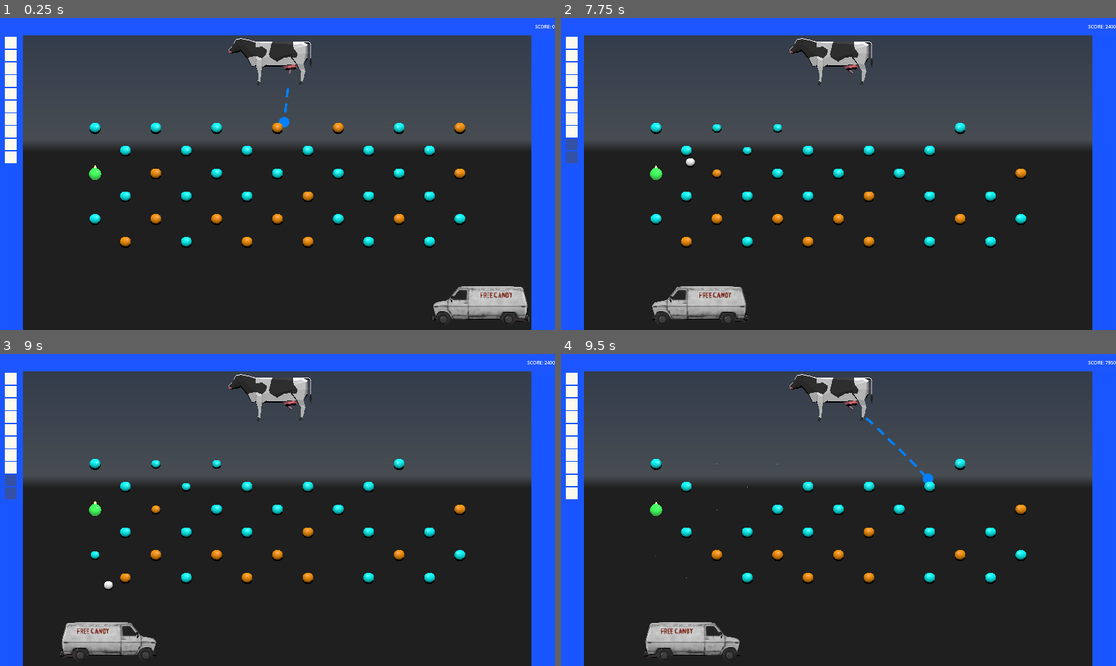
Above: before the commit, frames 1-4 (two rows, left to right).
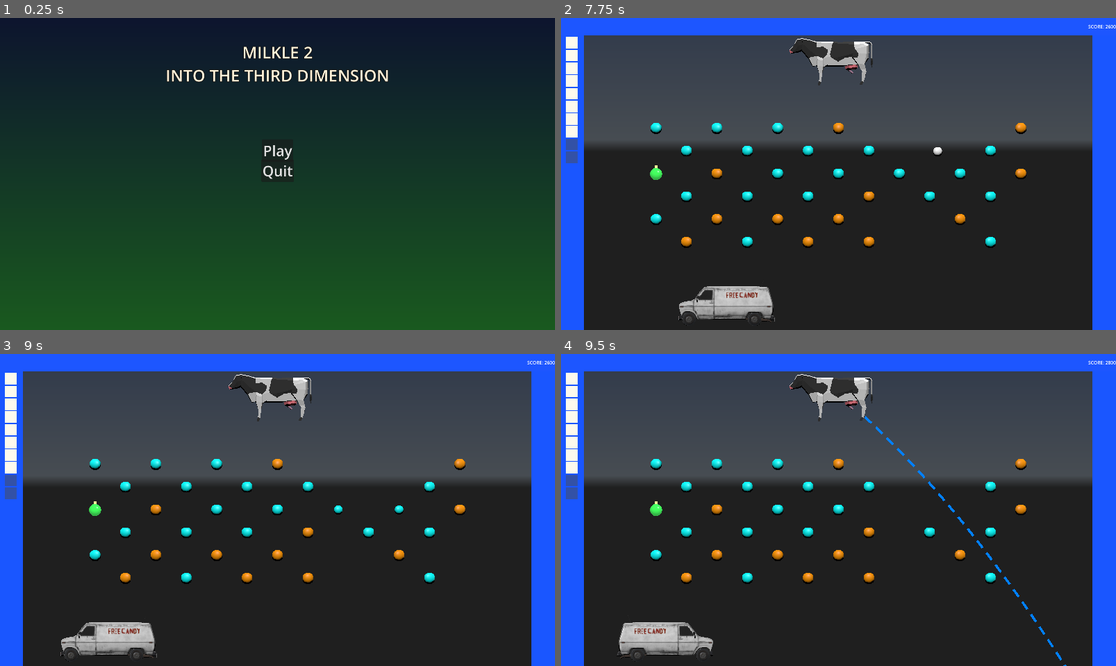
Above: after the commit, the same moments.

Repository: Temia116/Milke-2--Into-the-third-dimension
Game: Godot game, scene res://MainMenu.tscn
Same seed, same stepped clock (60 frames per second), same inputs: the game is played once before the commit and once after it. Before the commit the project starts from res://scenes/node_3d.tscn. A sky picture missing from this copy of the repository is replaced by a grey-blue gradient. Video files are missing from this copy of the repository; at most half a second of black plays in their place.
Inputs (mouse positions are in pixels of both pictures, inside the frame that each line leads up to):
- Up to frame 1 (0.25 s): no input
- Up to frame 2 (7.75 s): click (838, 149) at 0.5 s, where only the run after the commit has a clickable "Play"; tap Enter at 1.25 s; move the mouse to (960, 158) at 1.27 s; click (960, 158) at 1.42 s; move the mouse to (727, 189) at 2.02 s; click (727, 189) at 2.17 s; move the mouse to (894, 105) at 2.77 s; click (894, 105) at 2.92 s; move the mouse to (810, 236) at 3.52 s; click (810, 236) at 3.67 s; move the mouse to (1005, 220) at 4.27 s; click (1005, 220) at 4.42 s; tap Escape at 4.9 s; move the mouse to (672, 127) at 5.02 s; click (672, 127) at 5.17 s; move the mouse to (866, 174) at 5.77 s; click (866, 174) at 5.92 s; move the mouse to (755, 96) at 6.52 s; click (755, 96) at 6.67 s; move the mouse to (960, 158) at 7.27 s; click (960, 158) at 7.42 s
- Up to frame 3 (9 s): move the mouse to (166, 525) at 8.02 s; click (166, 525) at 8.17 s; move the mouse to (333, 441) at 8.77 s; click (333, 441) at 8.92 s
- Up to frame 4 (9.5 s): no input

The runs differ from the first frame. In frame 1, 92% of the frame differs, in the area x 0-100%, y 0-100%; in frame 2, 2.0%; in frame 3, 1.6%; in frame 4, 2.6%.
Error after the commit: Trying to assign value of type 'Control' to a variable of type 'CanvasLayer'. (res://scenes/node_3d.gd:174)

Commit message:
fart balls sac?
fart

Diff:
--- a/Assets/MusicManager.gd
+++ b/Assets/MusicManager.gd
@@ -6,6 +6,7 @@
 @export var level_1_track: AudioStream
 @export var level_2_track: AudioStream
 @export var level_3_track: AudioStream
+@export var menu_track: AudioStream
 
 @onready var player: AudioStreamPlayer = AudioStreamPlayer.new()
 
@@ -29,6 +30,17 @@
 	player.play()
 	current_level_playing = level_num
 
+func play_menu():
+	if current_level_playing == 0 and player.playing:
+		return  # already playing menu music
+	if menu_track == null:
+		player.stop()
+		current_level_playing = -1
+		return
+	player.stream = menu_track
+	player.play()
+	current_level_playing = 0  # 0 = menu, distinct from any real level number
+
 func stop_music():
 	player.stop()
 	current_level_playing = -1
--- /dev/null
+++ b/MainMenu.tscn
@@ -0,0 +1,29 @@
+[gd_scene format=3 uid="uid://dpyliv00jix81"]
+
+[ext_resource type="Script" uid="uid://dd55h24rfdrpt" path="res://main_menu.gd" id="1_i26rj"]
+
+[node name="MainMenu" type="Control" unique_id=921867107]
+layout_mode = 3
+anchors_preset = 0
+offset_right = 40.0
+offset_bottom = 40.0
+script = ExtResource("1_i26rj")
+
+[node name="PlayButton" type="Button" parent="." unique_id=70314241]
+layout_mode = 0
+offset_left = 848.0
+offset_top = 426.0
+offset_right = 956.0
+offset_bottom = 503.0
+theme_override_font_sizes/font_size = 50
+text = "Play
+"
+
+[node name="QuitButton" type="Button" parent="." unique_id=1141919241]
+layout_mode = 0
+offset_left = 851.0
+offset_top = 532.0
+offset_right = 964.0
+offset_bottom = 609.0
+theme_override_font_sizes/font_size = 50
+text = "Quit"
--- /dev/null
+++ b/PauseMenu.gd
@@ -0,0 +1,58 @@
+# PauseMenu.gd
+# Simple pause overlay with Resume and Main Menu buttons.
+extends CanvasLayer
+
+@onready var resume_button = $ResumeButton
+@onready var main_menu_button = $MainMenuButton
+
+func _ready():
+	process_mode = Node.PROCESS_MODE_ALWAYS  # keep working while the game is paused
+	resume_button.pressed.connect(_on_resume_pressed)
+	main_menu_button.pressed.connect(_on_main_menu_pressed)
+
+	await get_tree().process_frame
+	_setup_background()
+	_setup_title()
+	_position_buttons()
+
+func _setup_background():
+	var viewport_size = get_viewport().get_visible_rect().size
+
+	var dim = ColorRect.new()
+	dim.color = Color(0.0, 0.0, 0.0, 0.6)
+	dim.position = Vector2.ZERO
+	dim.size = viewport_size
+	dim.mouse_filter = Control.MOUSE_FILTER_IGNORE
+	add_child(dim)
+	move_child(dim, 0)  # keep it behind everything else
+
+func _setup_title():
+	var viewport_size = get_viewport().get_visible_rect().size
+
+	var title = Label.new()
+	title.text = "GAME PAUSED"
+	title.add_theme_font_size_override("font_size", 56)
+	title.add_theme_color_override("font_color", Color(1.0, 0.95, 0.85, 1.0))
+	title.add_theme_color_override("font_outline_color", Color(0.05, 0.05, 0.05, 1.0))
+	title.add_theme_constant_override("outline_size", 8)
+	title.horizontal_alignment = HORIZONTAL_ALIGNMENT_CENTER
+	title.position = Vector2(0, 200)
+	title.size = Vector2(viewport_size.x, 100)
+	add_child(title)
+
+func _position_buttons():
+	var viewport_size = get_viewport().get_visible_rect().size
+	var center_x = viewport_size.x / 2.0
+
+	resume_button.position = Vector2(center_x - resume_button.size.x / 2.0, 380)
+	main_menu_button.position = Vector2(center_x - main_menu_button.size.x / 2.0, 450)
+
+func _on_resume_pressed():
+	get_tree().paused = false
+	queue_free()
+
+func _on_main_menu_pressed():
+	get_tree().paused = false
+	MusicManager.play_menu()
+	queue_free()
+	get_tree().change_scene_to_file("res://scenes/main_menu.tscn")
--- /dev/null
+++ b/PauseMenu.tscn
@@ -0,0 +1,26 @@
+[gd_scene format=3 uid="uid://8arr028mr0ai"]
+
+[ext_resource type="Script" uid="uid://dge2ewp8lucbd" path="res://PauseMenu.gd" id="1_nov15"]
+
+[node name="PauseMenu" type="Control" unique_id=642749454]
+layout_mode = 3
+anchors_preset = 0
+script = ExtResource("1_nov15")
+
+[node name="ResumeButton" type="Button" parent="." unique_id=1312894282]
+layout_mode = 0
+offset_left = 771.0
+offset_top = 391.0
+offset_right = 972.0
+offset_bottom = 468.0
+theme_override_font_sizes/font_size = 50
+text = "Resume"
+
+[node name="MainMenuButton" type="Button" parent="." unique_id=124319982]
+layout_mode = 0
+offset_left = 736.0
+offset_top = 517.0
+offset_right = 1018.0
+offset_bottom = 594.0
+theme_override_font_sizes/font_size = 50
+text = "Main menu"
--- /dev/null
+++ b/main_menu.gd
@@ -0,0 +1,69 @@
+# main_menu.gd
+extends Control
+
+@onready var play_button = $PlayButton
+@onready var quit_button = $QuitButton
+
+func _ready():
+	play_button.pressed.connect(_on_play_pressed)
+	quit_button.pressed.connect(_on_quit_pressed)
+	MusicManager.play_menu()
+
+	# Wait a frame so the viewport reports its real size before we size things to it
+	await get_tree().process_frame
+	_setup_background()
+	_setup_title()
+	_position_buttons()
+
+func _setup_background():
+	var viewport_size = get_viewport().get_visible_rect().size
+
+	var gradient = Gradient.new()
+	gradient.set_color(0, Color(0.05, 0.08, 0.18, 1.0))
+	gradient.set_color(1, Color(0.1, 0.35, 0.12, 1.0))
+
+	var gradient_texture = GradientTexture2D.new()
+	gradient_texture.gradient = gradient
+	gradient_texture.width = 4
+	gradient_texture.height = int(viewport_size.y)
+	gradient_texture.fill = GradientTexture2D.FILL_LINEAR
+	gradient_texture.fill_from = Vector2(0, 0)
+	gradient_texture.fill_to = Vector2(0, 1)
+
+	var tex_rect = TextureRect.new()
+	tex_rect.texture = gradient_texture
+	tex_rect.position = Vector2.ZERO
+	tex_rect.size = viewport_size
+	tex_rect.stretch_mode = TextureRect.STRETCH_SCALE
+	tex_rect.mouse_filter = Control.MOUSE_FILTER_IGNORE
+	add_child(tex_rect)
+	move_child(tex_rect, 0)  # keep it behind everything else
+
+func _setup_title():
+	var viewport_size = get_viewport().get_visible_rect().size
+
+	var title = Label.new()
+	title.text = "MILKLE 2\nINTO THE THIRD DIMENSION"
+	title.add_theme_font_size_override("font_size", 56)
+	title.add_theme_color_override("font_color", Color(1.0, 0.95, 0.85, 1.0))
+	title.add_theme_color_override("font_outline_color", Color(0.05, 0.05, 0.05, 1.0))
+	title.add_theme_constant_override("outline_size", 8)
+	title.horizontal_alignment = HORIZONTAL_ALIGNMENT_CENTER
+	title.position = Vector2(0, 80)
+	title.size = Vector2(viewport_size.x, 140)
+	add_child(title)
+
+func _position_buttons():
+	var viewport_size = get_viewport().get_visible_rect().size
+	var center_x = viewport_size.x / 2.0
+
+	play_button.position = Vector2(center_x - play_button.size.x / 2.0, 420)
+	quit_button.position = Vector2(center_x - quit_button.size.x / 2.0, 490)
+
+func _on_play_pressed():
+	GameManager.current_level = 1
+	GameManager.reset_for_level()
+	get_tree().change_scene_to_file("res://scenes/node_3d.tscn")
+
+func _on_quit_pressed():
+	get_tree().quit()
--- a/music_manager.tscn
+++ b/music_manager.tscn
@@ -2,11 +2,13 @@
 
 [ext_resource type="Script" uid="uid://hhn6e4ofimu5" path="res://Assets/MusicManager.gd" id="1_tylfe"]
 [ext_resource type="AudioStream" uid="uid://lx5jsxt48yjs" path="res://Assets/Kevin MacLeod Aces High.mp3" id="2_vnq4w"]
-[ext_resource type="AudioStream" uid="uid://btfydvpkgiytn" path="res://Assets/Alan walker - spectre.mp3" id="3_0rsql"]
+[ext_resource type="AudioStream" uid="uid://lbxqyn42mjdi" path="res://Assets/Alan walker - spectre (instrumental).mp3" id="3_vnq4w"]
 [ext_resource type="AudioStream" uid="uid://drqib8j8cgbt8" path="res://Assets/The fat rat - windfall.mp3" id="4_bycfj"]
+[ext_resource type="AudioStream" uid="uid://bqs87m0i6hct6" path="res://Assets/Kevin MacLeod - Electrodoodle.mp3" id="5_0rsql"]
 
 [node name="MusicManager" type="Node" unique_id=1030705596]
 script = ExtResource("1_tylfe")
 level_1_track = ExtResource("2_vnq4w")
-level_2_track = ExtResource("3_0rsql")
+level_2_track = ExtResource("3_vnq4w")
 level_3_track = ExtResource("4_bycfj")
+menu_track = ExtResource("5_0rsql")
--- a/project.godot
+++ b/project.godot
@@ -11,7 +11,7 @@
 [application]
 
 config/name="fart balls game chud evil"
-run/main_scene="uid://cio1r2gxqj6hy"
+run/main_scene="uid://dpyliv00jix81"
 config/features=PackedStringArray("4.7", "Forward Plus")
 config/icon="res://icon.svg"
 
--- a/scenes/node_3d.gd
+++ b/scenes/node_3d.gd
@@ -10,6 +10,9 @@
 var aim_mesh_instance: MeshInstance3D
 var current_shoot_dir: Vector3 = Vector3.DOWN
 var bessie_next_shot: bool = false
+var pause_menu_instance: CanvasLayer = null
+
+@export var pause_menu_scene: PackedScene
 
 const GRAVITY_SCALE: float = 1.75
 const GRAVITY: float = -9.8
@@ -155,6 +158,23 @@
 	if event is InputEventMouseButton:
 		if event.button_index == MOUSE_BUTTON_LEFT and event.pressed and can_shoot:
 			_shoot()
+	if event is InputEventKey:
+		if event.keycode == KEY_ESCAPE and event.pressed:
+			_toggle_pause_menu()
+
+func _toggle_pause_menu():
+	if pause_menu_instance != null and is_instance_valid(pause_menu_instance):
+		pause_menu_instance.queue_free()
+		pause_menu_instance = null
+		get_tree().paused = false
+		return
+	if pause_menu_scene == null:
+		push_error("No pause_menu_scene assigned!")
+		return
+	pause_menu_instance = pause_menu_scene.instantiate()
+	get_tree().root.add_child(pause_menu_instance)
+	pause_menu_instance.process_mode = Node.PROCESS_MODE_ALWAYS
+	get_tree().paused = true
 
 func _on_ball_exited():
 	can_shoot = true
--- a/scenes/node_3d.tscn
+++ b/scenes/node_3d.tscn
@@ -3,6 +3,7 @@
 [ext_resource type="Script" uid="uid://dsfgcf554itnu" path="res://scenes/node_3d.gd" id="1_5t4e2"]
 [ext_resource type="PackedScene" uid="uid://boqrni1yve7dy" path="res://Assets/Cow.fbx" id="1_ns6u7"]
 [ext_resource type="PackedScene" uid="uid://dyuicrvwn26yu" path="res://WhiteBall.tscn" id="2_5t4e2"]
+[ext_resource type="PackedScene" uid="uid://7thpllxnoxp6" path="res://main menu.tscn" id="3_2u1at"]
 [ext_resource type="PackedScene" uid="uid://d2gxjipg82mu1" path="res://Assets/udder.glb" id="4_1enmr"]
 [ext_resource type="Script" uid="uid://ck5lws50p4dx1" path="res://Assets/udder.gd" id="5_aj7ea"]
 [ext_resource type="Script" uid="uid://crmog3p0rdnfy" path="res://PegSpawner.gd" id="5_oqwcg"]
@@ -47,6 +48,8 @@
 transform = Transform3D(1, 0, 0, 0, 1, 0, 0, 0, 1, 0, -0.061877728, 0)
 script = ExtResource("1_5t4e2")
 ball_scene = ExtResource("2_5t4e2")
+launch_speed = 25.0
+pause_menu_scene = ExtResource("3_2u1at")
 
 [node name="Camera3D" type="Camera3D" parent="." unique_id=996338804]
 transform = Transform3D(1, 0, 0, 0, 1, 0, 0, 0, 1, 0, 0, 15.5)
Not shown, added: Assets/Alan walker - spectre (instrumental).mp3.import
Not shown, added: Assets/Kevin MacLeod - Cipher.mp3.import
Not shown, added: Assets/Kevin MacLeod - Electrodoodle.mp3.import
Not shown, added: PauseMenu.gd.uid
Not shown, added: main_menu.gd.uid
Not shown, added: Assets/Alan walker - spectre (instrumental).mp3
Not shown, added: Assets/Kevin MacLeod - Cipher.mp3
Not shown, added: Assets/Kevin MacLeod - Electrodoodle.mp3
